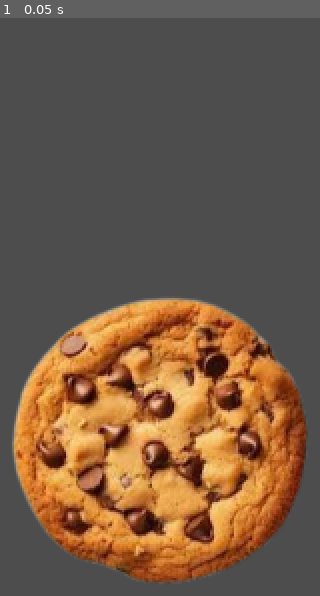
Above: before the commit, frame 1.
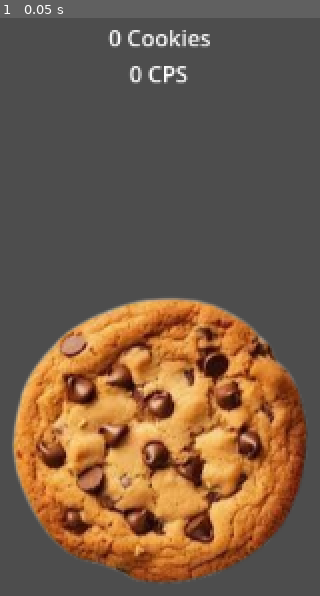
Above: after the commit, the same moment.

Repository: Jump-Games/Cookie-Clicker-Clone
Game: Godot game, scene res://main.tscn
Same seed, same stepped clock (60 frames per second), same inputs: the game is played once before the commit and once after it.
Inputs:
- Up to frame 1 (0.05 s): no input

The runs differ from the first frame. In frame 1, 0.8% of the frame differs, in the area x 33-66%, y 2-12%.

Commit message:
Counter and CPS Added
Added Cookies Per Second and a counter. I also added more, but it's not very important.

Diff:
--- a/cookie.gd
+++ b/cookie.gd
@@ -1,13 +1,21 @@
 extends Area2D
 
 var cookieEntered: bool = false
-var cookies: int = 0
+var cookies: float = 0
+## This will (probably) change with upgrades, for example:
+#     'Multiply Amount gained when clicked by 2'
+var cookieAddAmnt = 1
+
+var cps: float = 0
+
+# signal increase_cps(amount: int)
 
 # Called every frame. 'delta' is the elapsed time since the previous frame.
 func _process(_delta):
 	if (cookieEntered and Input.is_action_just_pressed("lmb")):
-		cookies += 1
-		print("Cookies count is: " + str(cookies))
+		cookies += cookieAddAmnt
+		## Not really needed anymore
+		# print("Cookies count is: " + str(cookies))
 
 func _mouse_enter():
 	cookieEntered = true
@@ -15,4 +23,9 @@
 
 func _mouse_exit():
 	cookieEntered = false
-	print("\nCookie is Exited")
+	print("Cookie is Exited\n")
+
+
+func _on_cps_timer_timeout():
+	%CPSTimer.set_wait_time(1.0)
+	cookies += cps
--- a/cookie.tscn
+++ b/cookie.tscn
@@ -14,3 +14,9 @@
 
 [node name="Sprite2D" type="Sprite2D" parent="."]
 texture = ExtResource("3_va2jm")
+
+[node name="CPSTimer" type="Timer" parent="."]
+unique_name_in_owner = true
+autostart = true
+
+[connection signal="timeout" from="CPSTimer" to="." method="_on_cps_timer_timeout"]
--- /dev/null
+++ b/counter.gd
@@ -0,0 +1,10 @@
+extends Label
+
+
+func _ready():
+	self.position.y = 40
+
+# Called every frame. 'delta' is the elapsed time since the previous frame.
+func _process(_delta):
+	self.position.x = %Cookie.position.x - (self.size.x / 2)
+	self.text = str(floor(%Cookie.cookies)) + " Cookies\n" + str(%Cookie.cps) + " CPS"
--- a/main.tscn
+++ b/main.tscn
@@ -1,8 +1,19 @@
-[gd_scene load_steps=2 format=3 uid="uid://jgysubxopv3u"]
+[gd_scene load_steps=3 format=3 uid="uid://jgysubxopv3u"]
 
 [ext_resource type="PackedScene" uid="uid://pdypg721owys" path="res://cookie.tscn" id="1_8bhcj"]
+[ext_resource type="Script" path="res://counter.gd" id="2_ol1l1"]
 
 [node name="Main" type="Node2D"]
 
 [node name="Cookie" parent="." instance=ExtResource("1_8bhcj")]
+unique_name_in_owner = true
 position = Vector2(180, 342)
+
+[node name="Counter" type="Label" parent="."]
+clip_contents = true
+offset_top = 40.0
+offset_right = 1.0
+offset_bottom = 63.0
+horizontal_alignment = 1
+vertical_alignment = 1
+script = ExtResource("2_ol1l1")
Not shown, changed: README.md
